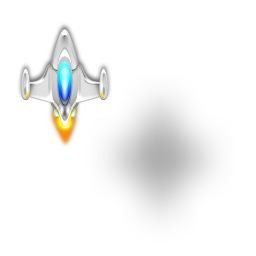
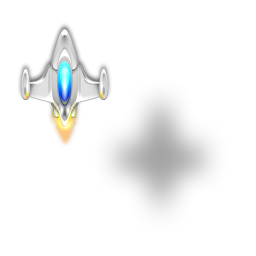
Comparing the layer stacks of the two 256 x 256 images. Changes:
painted on "Ebene 3" over (51, 115, 78, 147)
